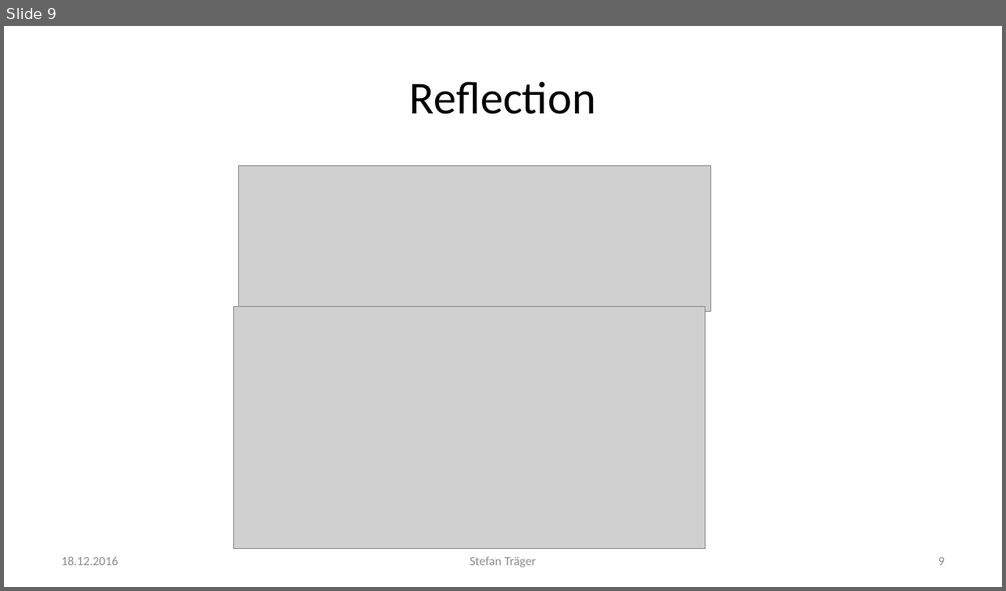
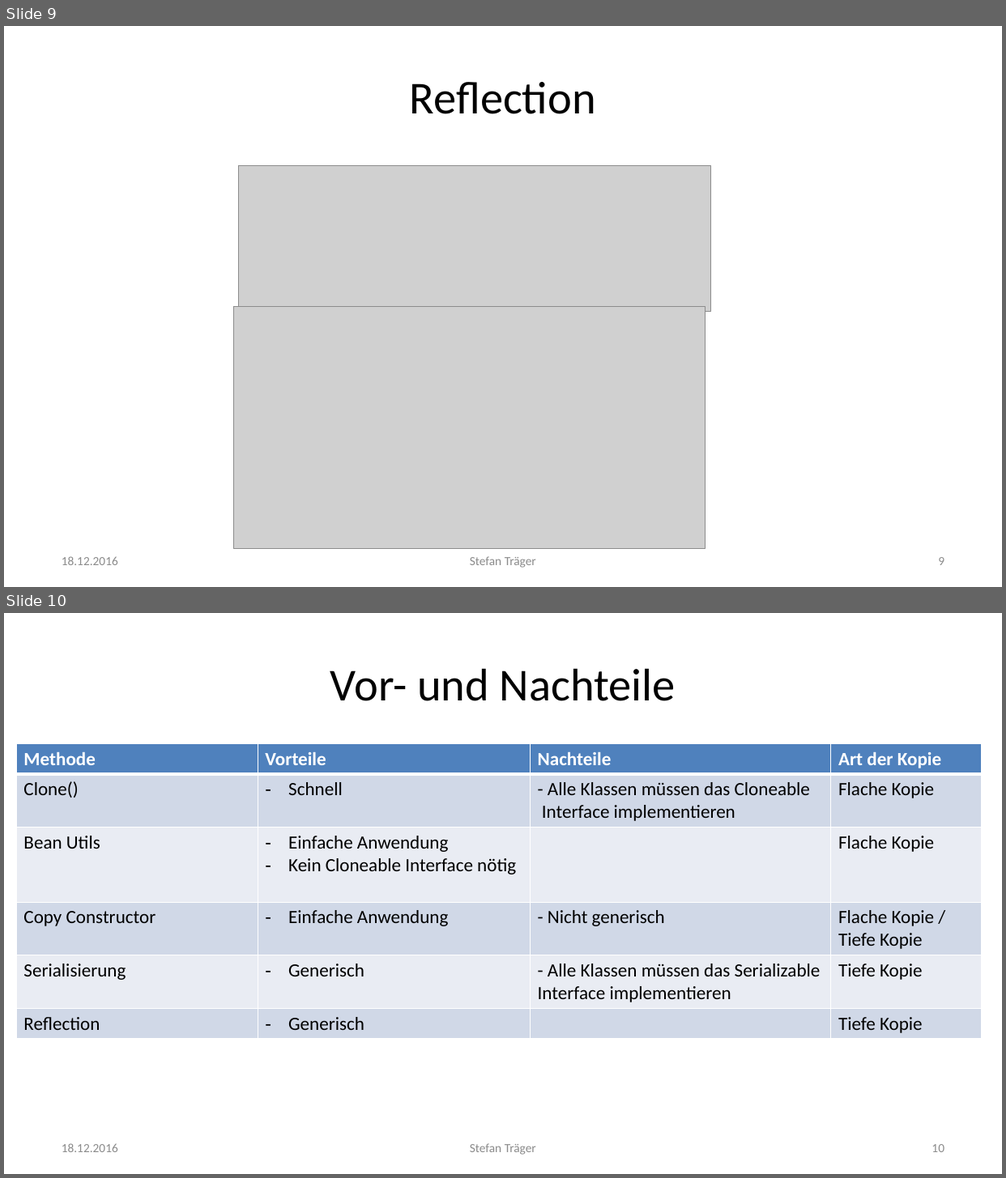
Before and after one commit to doubleSlashde/brownbagLunchCloneObjectsInJava, a slide deck: Klonen von Objekten in Java.pptx. Shown one above the other, each under a label of ours: slide 9 before the commit, slides 9 and 10 after it. The pictures are 1006x591 and 1006x1178 pixels, drawn with LibreOffice and Linux fonts; fonts in the diff are those of the drawing; grey boxes stand for pictures. Boxes give left, top, right and bottom in pixels: in the first picture for what was removed or moved away, otherwise in the second. Text is boxed around its words. In the diff, an @@ line names an element or a change of style, - is before the commit and + after.

```diff
--- a/Klonen von Objekten in Java.pptx
+++ b/Klonen von Objekten in Java.pptx
@@ slide 10 added at [4, 613, 1002, 1174], background #FFFFFF @@
@@ title added at [330, 668, 675, 701], 44 pt, text #000000 @@
+Vor- und Nachteile
@@ table added at [17, 744, 982, 1037], 6 rows, 4 columns @@
+Methode | Vorteile | Nachteile | Art der Kopie
+Clone() | Schnell | - Alle Klassen müssen das Cloneable Interface implementieren | Flache Kopie
+Bean Utils | Einfache Anwendung / Kein Cloneable Interface nötig |  | Flache Kopie
+Copy Constructor | Einfache Anwendung | - Nicht generisch | Flache Kopie / Tiefe Kopie
+Serialisierung | Generisch | - Alle Klassen müssen das Serializable Interface implementieren | Tiefe Kopie
+Reflection | Generisch |  | Tiefe Kopie
@@ text added at [62, 1144, 118, 1152], 12 pt, text #8C8C8C @@
+18.12.2016
@@ text added at [470, 1144, 536, 1155], 12 pt, text #8C8C8C @@
+Stefan Träger
@@ page number added at [931, 1144, 944, 1152], 12 pt, text #8C8C8C @@
+10
```
Also in this commit, not shown: 5 slides changed.
